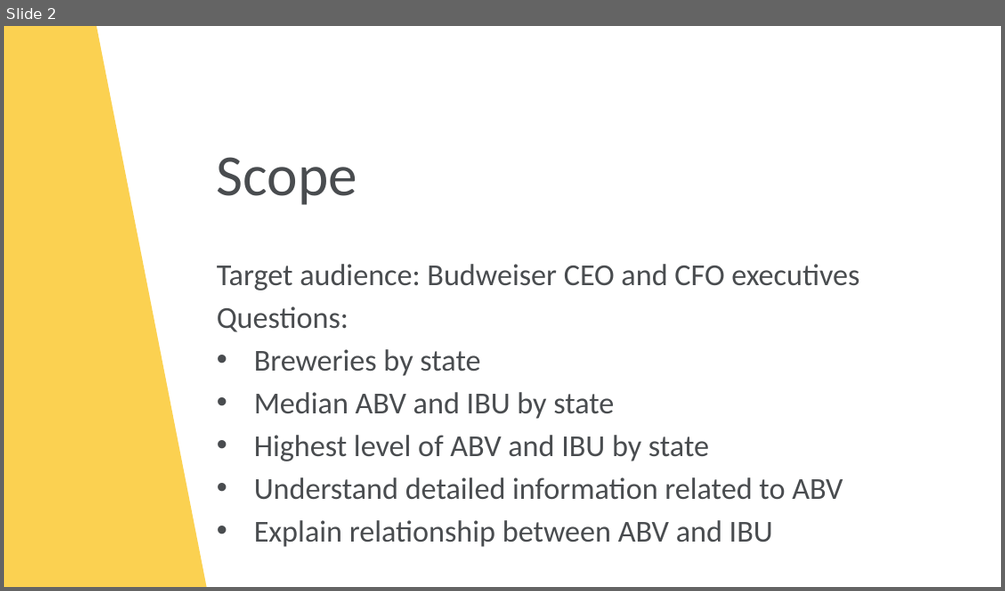
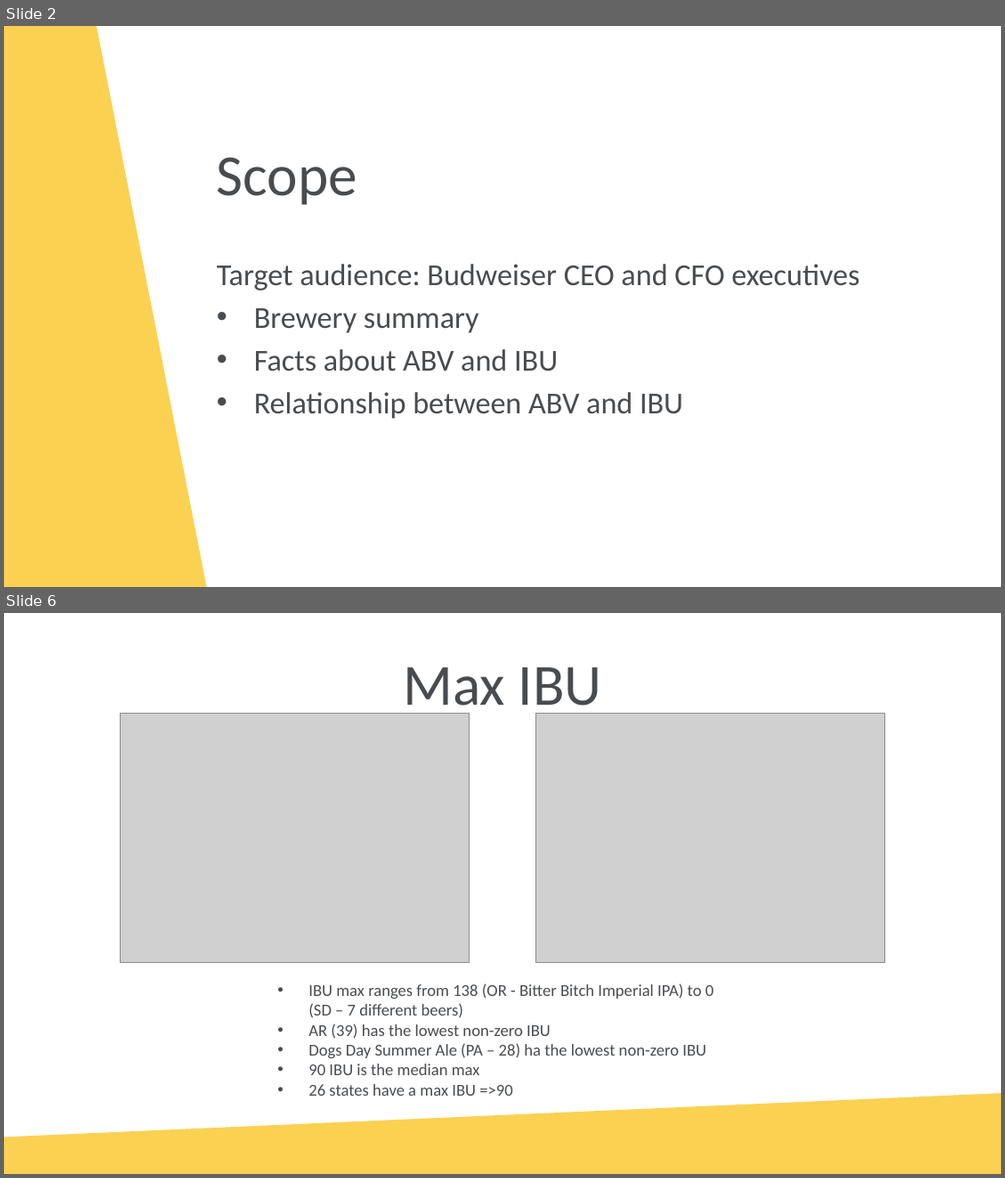
Before and after one commit to tschwebke/DDS6306-Group-Project-1, a slide deck: DS6306 Group Project 1 v2.pptx. Shown one above the other, each under a label of ours: slide 2 before the commit, slides 2 and 6 after it; the slides between them are not shown. The pictures are 1005x591 and 1005x1178 pixels, drawn with LibreOffice and Linux fonts; fonts in the diff are those of the drawing; grey boxes stand for pictures; background and template pictures are left out. Boxes give left, top, right and bottom in pixels: in the first picture for what was removed or moved away, otherwise in the second. Text is boxed around its words. In the diff, an @@ line names an element or a change of style, - is before the commit and + after.

```diff
--- a/DS6306 Group Project 1 v2.pptx
+++ b/DS6306 Group Project 1 v2.pptx
@@ slide 6 added at [4, 613, 1001, 1174], background picture (left out) @@
@@ title added at [403, 667, 602, 720], 42 pt, text #494C4F @@
+Max IBU
@@ picture added at [121, 714, 469, 963] @@
@@ picture added at [535, 713, 884, 962] @@
@@ text added at [308, 983, 713, 1095], 12 pt, text #494C4F @@
+• IBU max ranges from 138 (OR - Bitter Bitch Imperial IPA) to 0 (SD – 7 different beers)
+• AR (39) has the lowest non-zero IBU
+• Dogs Day Summer Ale (PA – 28) ha the lowest non-zero IBU
+• 90 IBU is the median max
+• 26 states have a max IBU =>90
@@ freeform shape added at [4, 1093, 1001, 1173], fill #FBD151 @@
@@ slide 2 changed as well @@
@@ text at [254, 308, 683, 418]: text changed @@
-Questions:
-• Breweries by state
-• Median ABV and IBU by state
-• Highest level of ABV and IBU by state
-• Understand detailed information related to ABV
-• Explain relationship between ABV and IBU
+• Brewery summary
+• Facts about ABV and IBU
+• Relationship between ABV and IBU
```
Also in this commit, not shown: 5 other slides changed, 2 other slides added, 5 slides removed, 8 other files.
